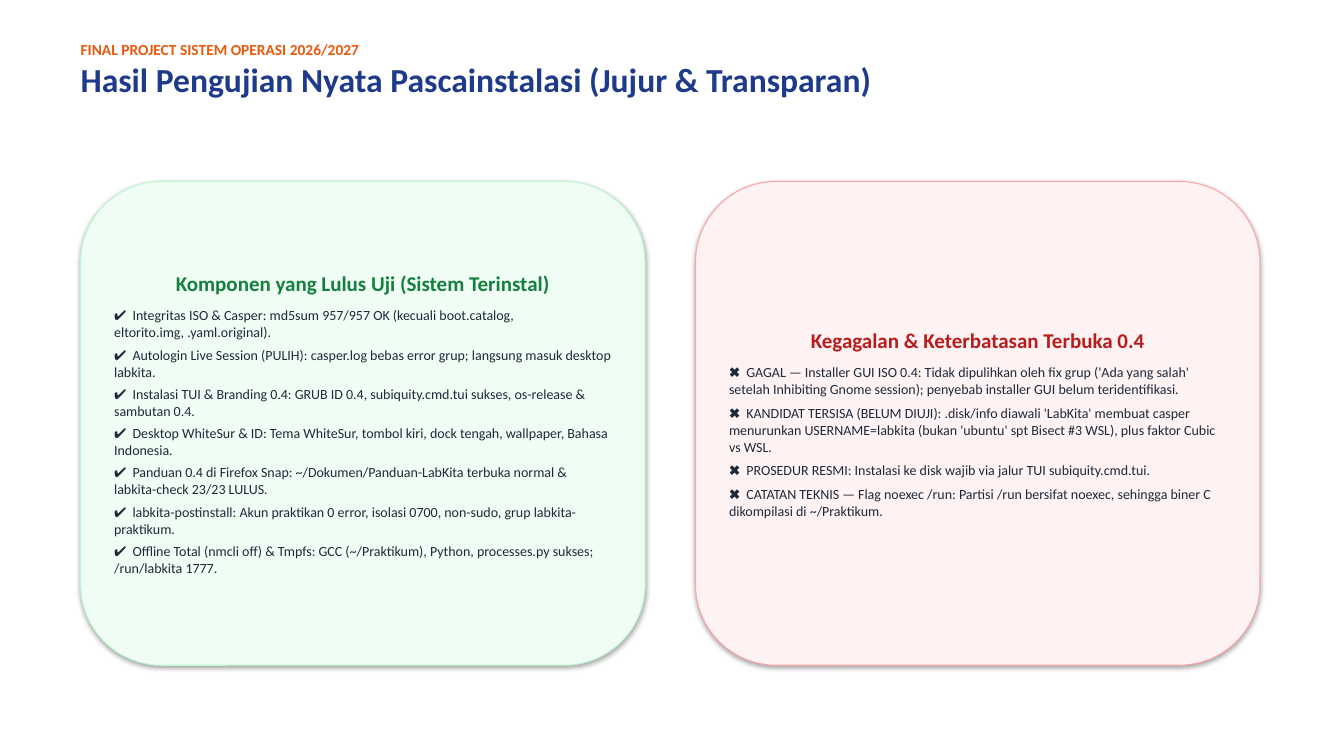
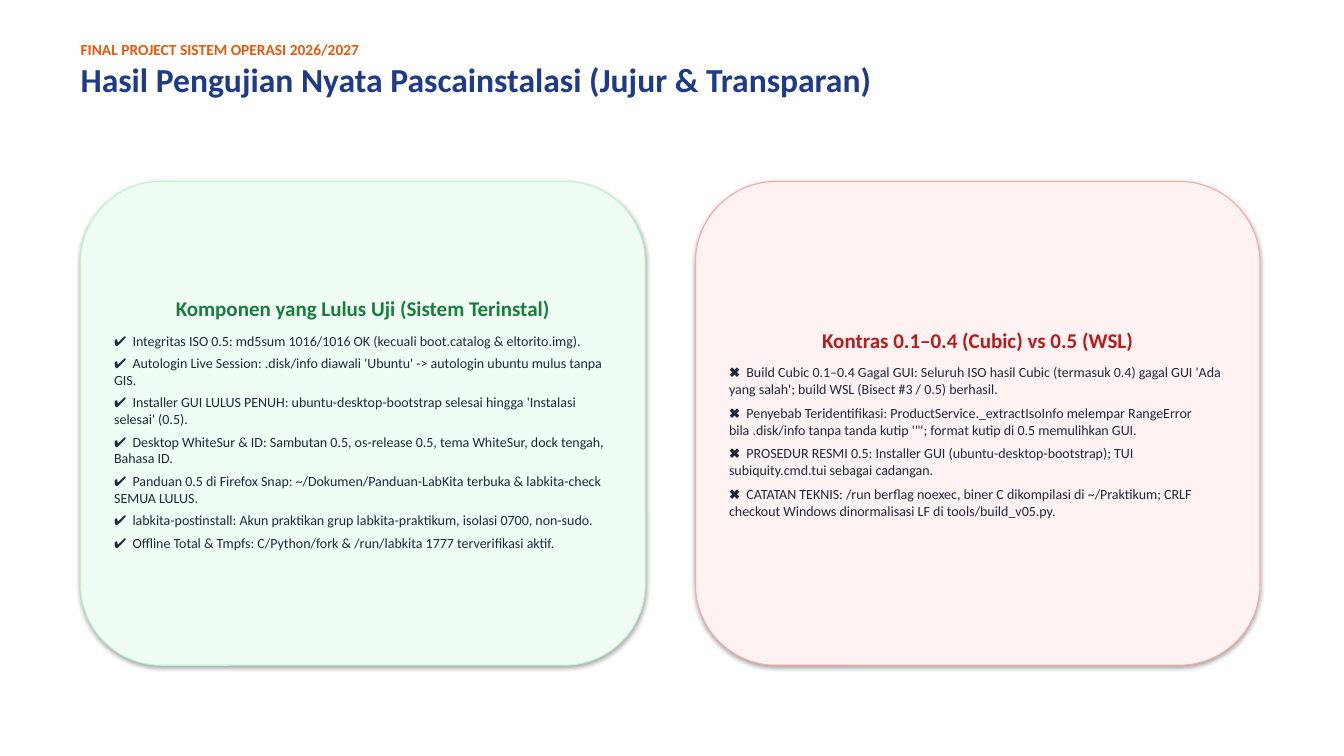
Before and after one commit to luvices/labkita, a slide deck: slide 7 of docs/presentation/labkita-presentation.pptx. Drawn at 1344x756 pixels with LibreOffice and Linux fonts; fonts in the diff are those of the drawing. Boxes give left, top, right and bottom in pixels: in the first picture for what was removed or moved away, otherwise in the second. Text is boxed around its words. In the diff, an @@ line names an element or a change of style, - is before the commit and + after.

Commit message:
docs(v05): update docs, report PDF, and slides for LabKita Linux 0.5 GUI release

```diff
--- a/docs/presentation/labkita-presentation.pptx
+++ b/docs/presentation/labkita-presentation.pptx
@@ text in rounded rectangle at box(114, 336, 604, 551): text changed @@
-✔ Integritas ISO & Casper: md5sum 957/957 OK (kecuali boot.catalog, eltorito.img, .yaml.original).
-✔ Autologin Live Session (PULIH): casper.log bebas error grup; langsung masuk desktop labkita.
-✔ Instalasi TUI & Branding 0.4: GRUB ID 0.4, subiquity.cmd.tui sukses, os-release & sambutan 0.4.
-✔ Desktop WhiteSur & ID: Tema WhiteSur, tombol kiri, dock tengah, wallpaper, Bahasa Indonesia.
-✔ Panduan 0.4 di Firefox Snap: ~/Dokumen/Panduan-LabKita terbuka normal & labkita-check 23/23 LULUS.
-✔ labkita-postinstall: Akun praktikan 0 error, isolasi 0700, non-sudo, grup labkita-praktikum.
-✔ Offline Total (nmcli off) & Tmpfs: GCC (~/Praktikum), Python, processes.py sukses; /run/labkita 1777.
+✔ Integritas ISO 0.5: md5sum 1016/1016 OK (kecuali boot.catalog & eltorito.img).
+✔ Autologin Live Session: .disk/info diawali 'Ubuntu' -> autologin ubuntu mulus tanpa GIS.
+✔ Installer GUI LULUS PENUH: ubuntu-desktop-bootstrap selesai hingga 'Instalasi selesai' (0.5).
+✔ Desktop WhiteSur & ID: Sambutan 0.5, os-release 0.5, tema WhiteSur, dock tengah, Bahasa ID.
+✔ Panduan 0.5 di Firefox Snap: ~/Dokumen/Panduan-LabKita terbuka & labkita-check SEMUA LULUS.
+✔ labkita-postinstall: Akun praktikan grup labkita-praktikum, isolasi 0700, non-sudo.
+✔ Offline Total & Tmpfs: C/Python/fork & /run/labkita 1777 terverifikasi aktif.
@@ text in rounded rectangle at box(729, 332, 1221, 519): text changed @@
-Kegagalan & Keterbatasan Terbuka 0.4
-✖ GAGAL — Installer GUI ISO 0.4: Tidak dipulihkan oleh fix grup ('Ada yang salah' setelah Inhibiting Gnome session); penyebab installer GUI belum teridentifikasi.
-✖ KANDIDAT TERSISA (BELUM DIUJI): .disk/info diawali 'LabKita' membuat casper menurunkan USERNAME=labkita (bukan 'ubuntu' spt Bisect #3 WSL), plus faktor Cubic vs WSL.
-✖ PROSEDUR RESMI: Instalasi ke disk wajib via jalur TUI subiquity.cmd.tui.
-✖ CATATAN TEKNIS — Flag noexec /run: Partisi /run bersifat noexec, sehingga biner C dikompilasi di ~/Praktikum.
+Kontras 0.1–0.4 (Cubic) vs 0.5 (WSL)
+✖ Build Cubic 0.1–0.4 Gagal GUI: Seluruh ISO hasil Cubic (termasuk 0.4) gagal GUI 'Ada yang salah'; build WSL (Bisect #3 / 0.5) berhasil.
+✖ Penyebab Teridentifikasi: ProductService._extractIsoInfo melempar RangeError bila .disk/info tanpa tanda kutip '"'; format kutip di 0.5 memulihkan GUI.
+✖ PROSEDUR RESMI 0.5: Installer GUI (ubuntu-desktop-bootstrap); TUI subiquity.cmd.tui sebagai cadangan.
+✖ CATATAN TEKNIS: /run berflag noexec, biner C dikompilasi di ~/Praktikum; CRLF checkout Windows dinormalisasi LF di tools/build_v05.py.
```
Also in this commit, not shown: 9 other slides changed, 7 other files.
